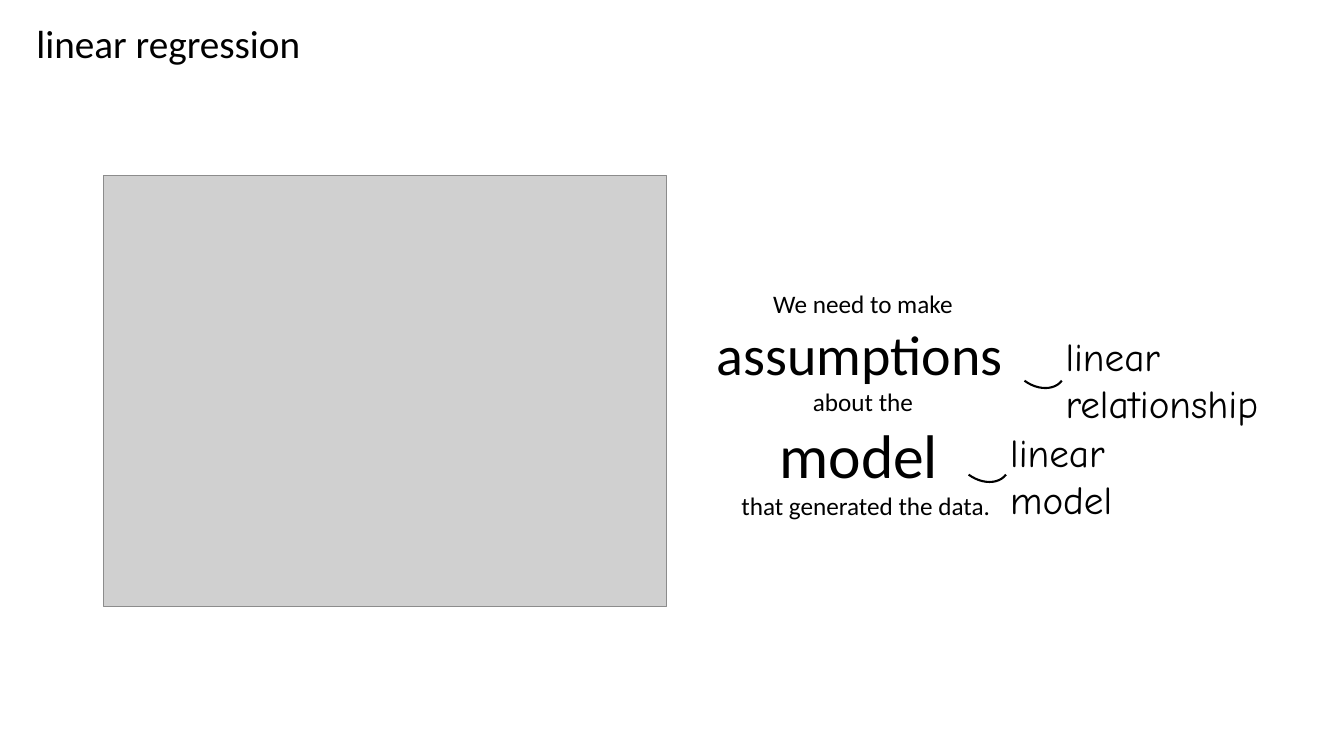
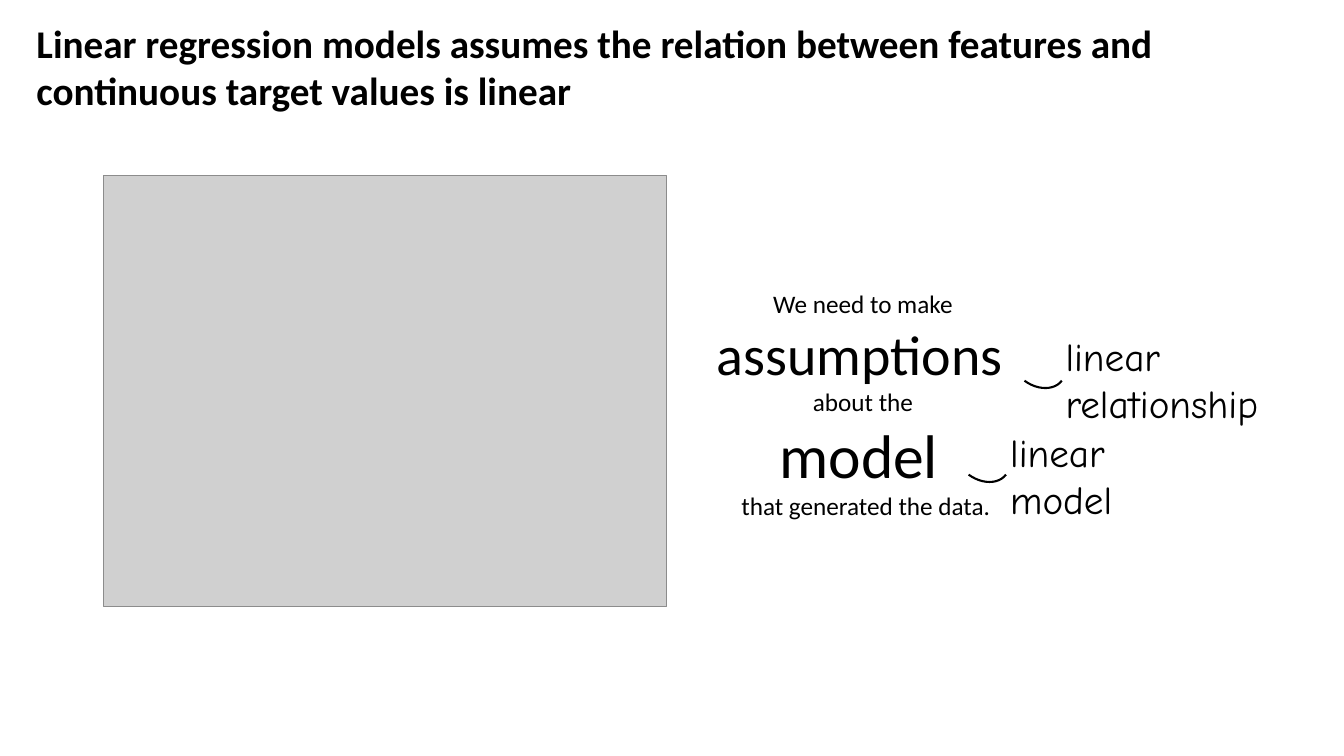
Before and after one commit to CompOmics/ML_AI_Analytical_Chemistry_Course, a slide deck: slide 2 of 01_Foundations/slides/1_2_regression.pptx. Drawn at 1344x756 pixels with LibreOffice and Linux fonts; fonts in the diff are those of the drawing; grey boxes stand for pictures. Boxes give left, top, right and bottom in pixels: in the first picture for what was removed or moved away, otherwise in the second. Text is boxed around its words. In the diff, an @@ line names an element or a change of style, - is before the commit and + after.

```diff
--- a/01_Foundations/slides/1_2_regression.pptx
+++ b/01_Foundations/slides/1_2_regression.pptx
@@ text at (36,30,1152,112): text changed; bold on @@
-linear regression
+Linear regression models assumes the relation between features and continuous target values is linear
```
Also in this commit, not shown: 16 other slides changed, 26 other files.
